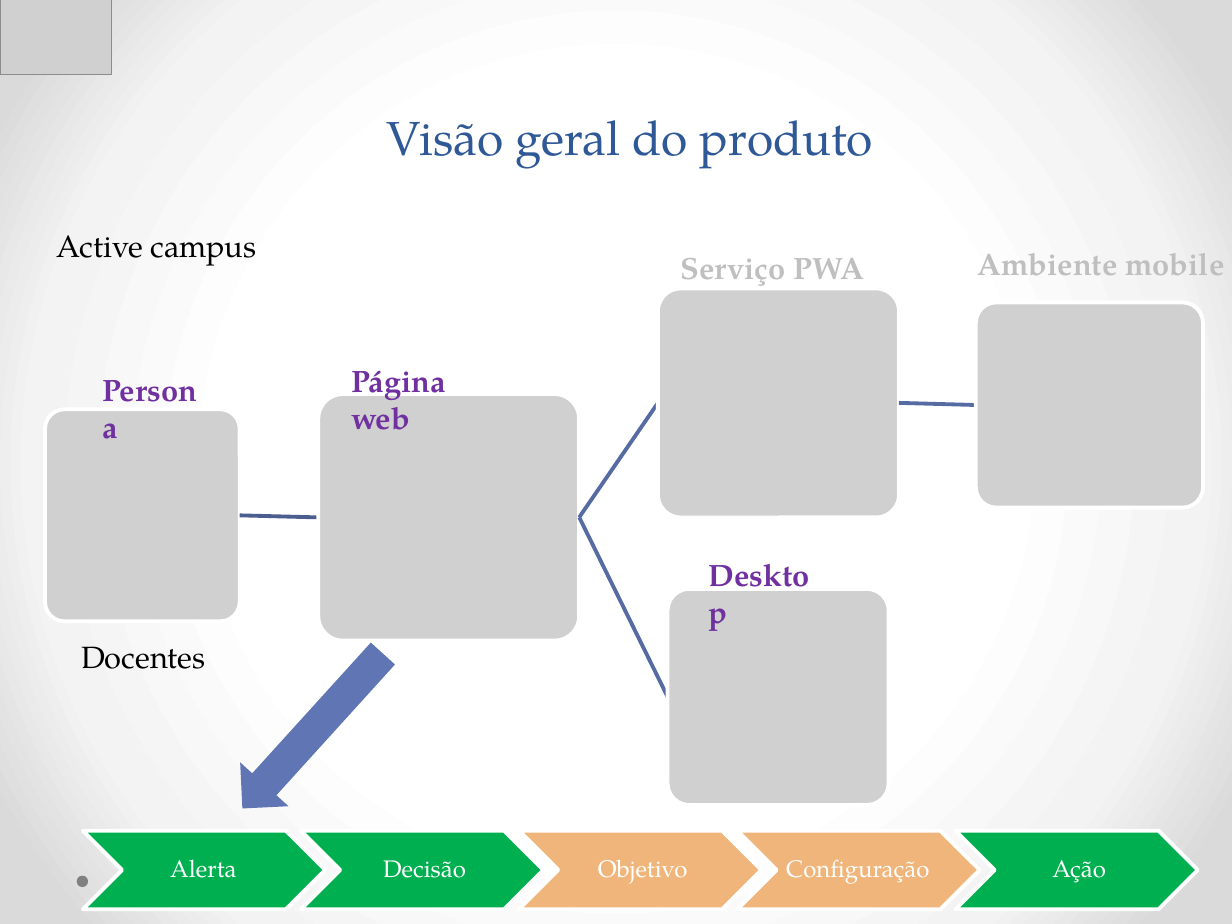
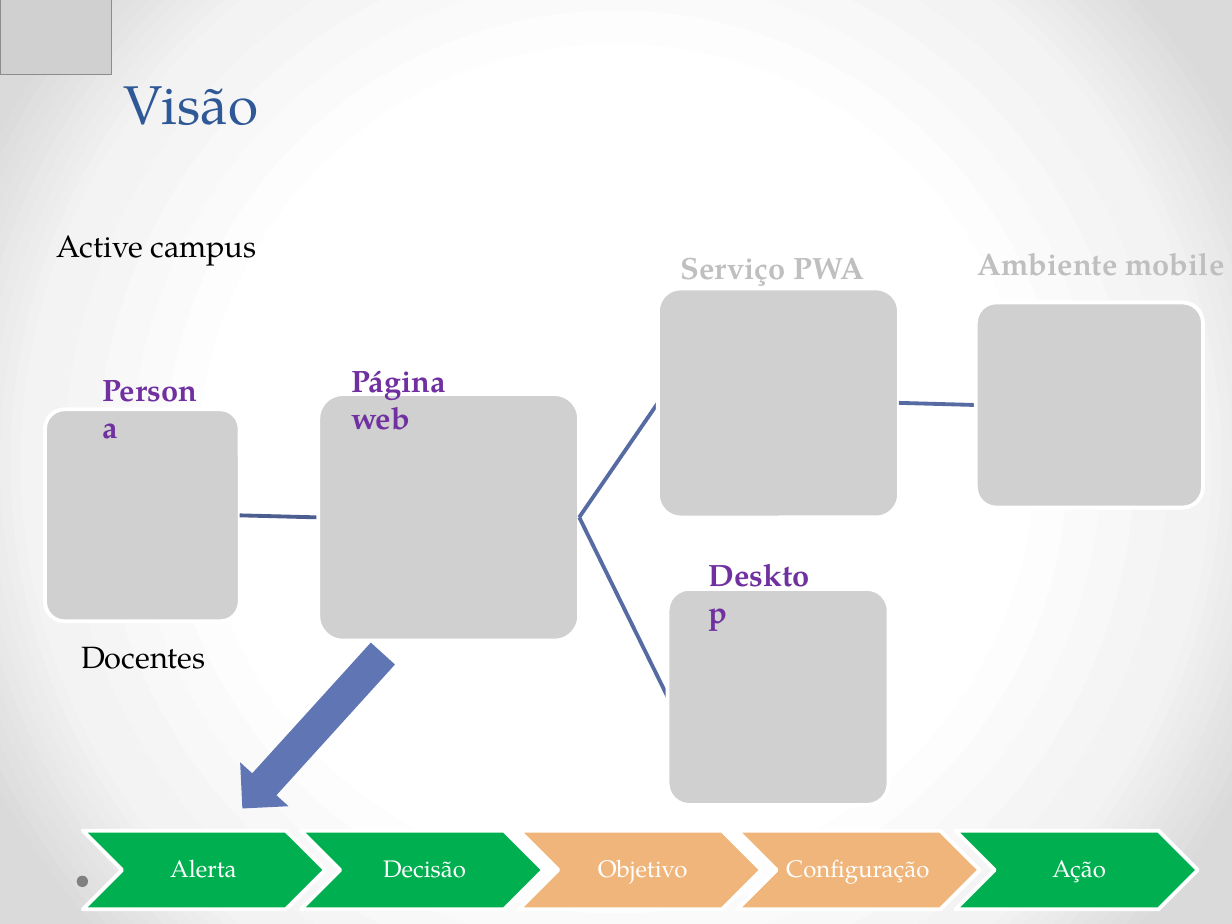
Before and after one commit to Neimarmg/TCC, a slide deck: slide 6 of Documentação final do projeto/Ppt-Final.pptx. Drawn at 1232x924 pixels with LibreOffice and Linux fonts; fonts in the diff are those of the drawing; grey boxes stand for pictures. Boxes give left, top, right and bottom in pixels: in the first picture for what was removed or moved away, otherwise in the second. Text is boxed around its words. In the diff, an @@ line names an element or a change of style, - is before the commit and + after.

```diff
--- a/Documentação final do projeto/Ppt-Final.pptx
+++ b/Documentação final do projeto/Ppt-Final.pptx
@@ title at bbox=[124, 86, 258, 125]: text changed; size 28 to 32 pt @@
-Visão geral do produto
+Visão
```
Also in this commit, not shown: 8 other slides changed.
